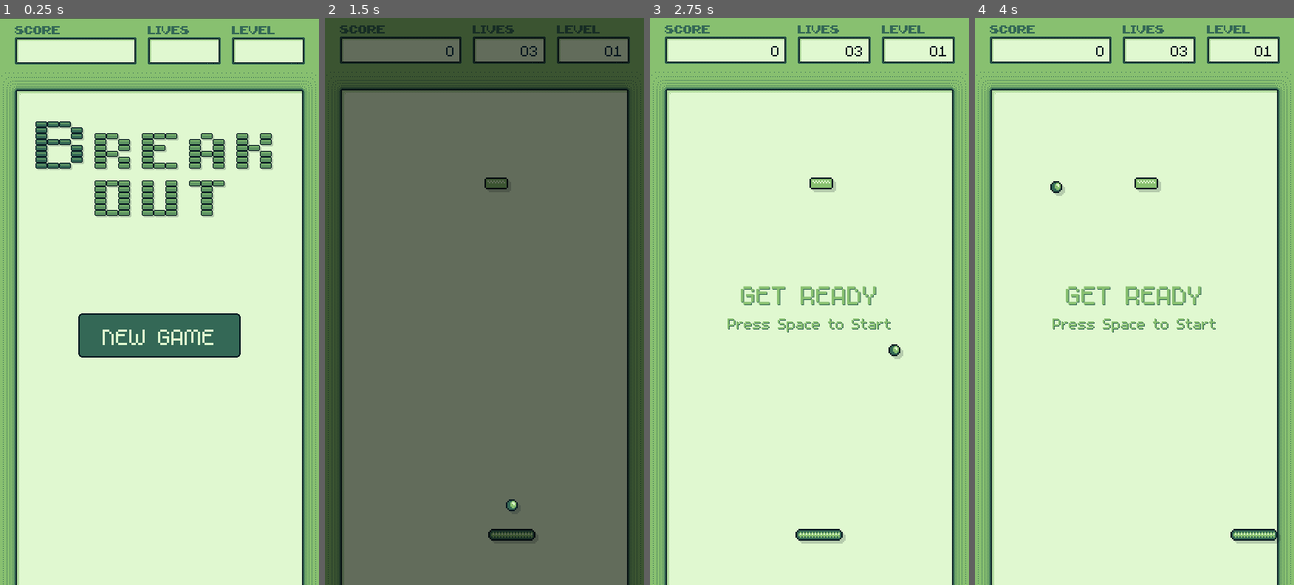
Above: before the commit, frames 1-4 (left to right).
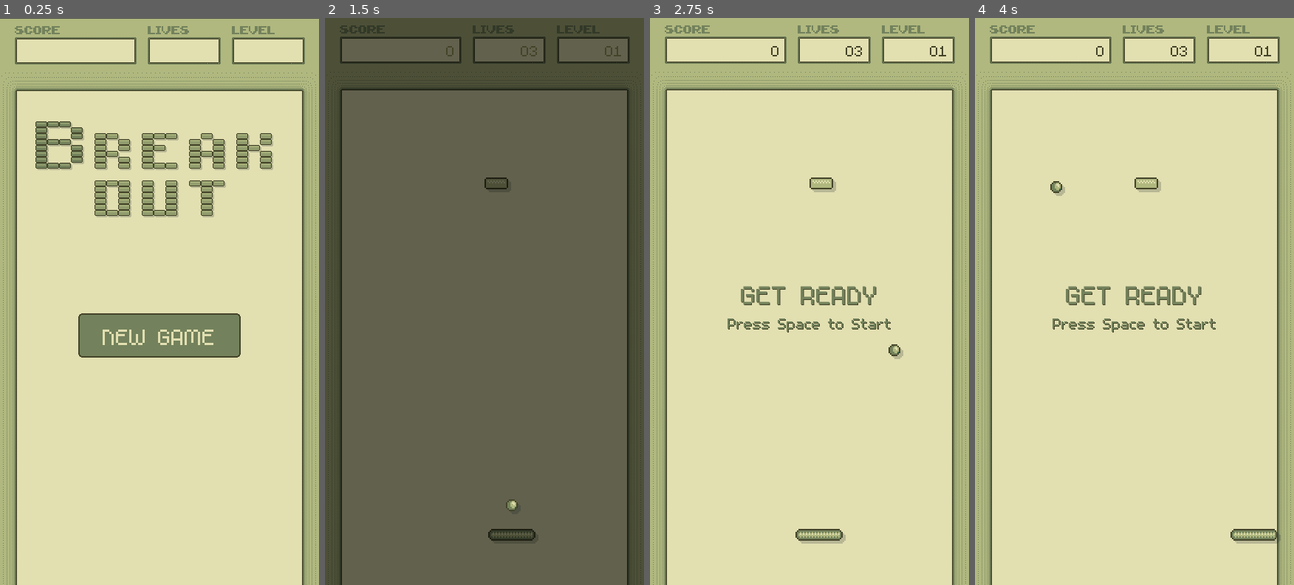
Above: after the commit, the same moments.

Repository: mikahimself/breakout-godot
Game: Godot game, scene res://scenes/TitleScreen.tscn
Two runs of this game, one before a commit and one after it. Both use one fixed random seed, a clock stepped at 60 frames per second and the inputs below.
Inputs:
- Up to frame 1 (0.25 s): no input
- Up to frame 2 (1.5 s): click "NEW GAME" at 0.5 s; hold Right from 1.28 s (still down)
- Up to frame 3 (2.75 s): tap Space at 1.52, 2.27 s; release Right at 2.03 s; hold Left from 2.03 s (still down)
- Up to frame 4 (4 s): tap Space at 2.75, 3.5, 3.77 s; release Left at 2.78 s; hold Right from 2.78 s (still down)

The runs differ from the first frame. In frame 1, 99% of the frame differs, in the area x 0-100%, y 0-100%; in frame 2, 5.3%; in frame 3, 100%; in frame 4, 100%.

Commit message:
Update colors.

Diff:
--- a/scenes/Gamescreen.tscn
+++ b/scenes/Gamescreen.tscn
@@ -53,7 +53,7 @@
 margin_right = 176.0
 margin_bottom = 56.0
 custom_fonts/font = SubResource( 2 )
-custom_colors/font_color = Color( 0.0313726, 0.0941176, 0.12549, 1 )
+custom_colors/font_color = Color( 0.266667, 0.266667, 0.160784, 1 )
 text = "0"
 align = 2
 
@@ -63,7 +63,7 @@
 margin_right = 289.0
 margin_bottom = 56.0
 custom_fonts/font = SubResource( 3 )
-custom_colors/font_color = Color( 0.0313726, 0.0941176, 0.12549, 1 )
+custom_colors/font_color = Color( 0.266667, 0.266667, 0.160784, 1 )
 text = "03"
 align = 2
 
@@ -73,7 +73,7 @@
 margin_right = 403.0
 margin_bottom = 56.0
 custom_fonts/font = SubResource( 4 )
-custom_colors/font_color = Color( 0.0313726, 0.0941176, 0.12549, 1 )
+custom_colors/font_color = Color( 0.266667, 0.266667, 0.160784, 1 )
 text = "01"
 align = 2
 
--- a/scenes/gamescreen_label.tscn
+++ b/scenes/gamescreen_label.tscn
@@ -23,8 +23,8 @@
 margin_right = 300.0
 margin_bottom = 45.0
 custom_fonts/font = SubResource( 1 )
-custom_colors/font_color = Color( 0.533333, 0.752941, 0.439216, 1 )
-custom_colors/font_color_shadow = Color( 0.203922, 0.407843, 0.337255, 1 )
+custom_colors/font_color = Color( 0.45098, 0.509804, 0.360784, 1 )
+custom_colors/font_color_shadow = Color( 0.266667, 0.266667, 0.160784, 1 )
 custom_constants/shadow_offset_x = 1
 custom_constants/shadow_offset_y = 1
 align = 1
@@ -34,8 +34,8 @@
 margin_right = 300.0
 margin_bottom = 75.0
 custom_fonts/font = SubResource( 2 )
-custom_colors/font_color = Color( 0.533333, 0.752941, 0.439216, 1 )
-custom_colors/font_color_shadow = Color( 0.203922, 0.407843, 0.337255, 1 )
+custom_colors/font_color = Color( 0.45098, 0.509804, 0.360784, 1 )
+custom_colors/font_color_shadow = Color( 0.266667, 0.266667, 0.160784, 1 )
 custom_constants/shadow_offset_x = 1
 custom_constants/shadow_offset_y = 1
 align = 1
--- a/themes/breakout_theme.tres
+++ b/themes/breakout_theme.tres
@@ -3,12 +3,12 @@
 [ext_resource path="res://fonts/m5x7.ttf" type="DynamicFontData" id=1]
 
 [sub_resource type="StyleBoxFlat" id=1]
-bg_color = Color( 0.533333, 0.752941, 0.439216, 1 )
+bg_color = Color( 0.690196, 0.721569, 0.498039, 1 )
 border_width_left = 2
 border_width_top = 2
 border_width_right = 2
 border_width_bottom = 2
-border_color = Color( 0.0313726, 0.0941176, 0.12549, 1 )
+border_color = Color( 0.266667, 0.266667, 0.160784, 1 )
 corner_radius_top_left = 6
 corner_radius_top_right = 6
 corner_radius_bottom_right = 6
@@ -17,12 +17,12 @@
 anti_aliasing = false
 
 [sub_resource type="StyleBoxFlat" id=2]
-bg_color = Color( 0.203922, 0.407843, 0.337255, 1 )
+bg_color = Color( 0.45098, 0.509804, 0.360784, 1 )
 border_width_left = 2
 border_width_top = 2
 border_width_right = 2
 border_width_bottom = 2
-border_color = Color( 0.0313726, 0.0941176, 0.12549, 1 )
+border_color = Color( 0.266667, 0.266667, 0.160784, 1 )
 corner_radius_top_left = 6
 corner_radius_top_right = 6
 corner_radius_bottom_right = 6
@@ -32,12 +32,12 @@
 anti_aliasing = false
 
 [sub_resource type="StyleBoxFlat" id=3]
-bg_color = Color( 0.705882, 0.862745, 0.627451, 1 )
+bg_color = Color( 0.886275, 0.87451, 0.694118, 1 )
 border_width_left = 2
 border_width_top = 2
 border_width_right = 2
 border_width_bottom = 2
-border_color = Color( 0.0313726, 0.0941176, 0.12549, 1 )
+border_color = Color( 0.266667, 0.266667, 0.160784, 1 )
 corner_radius_top_left = 6
 corner_radius_top_right = 6
 corner_radius_bottom_right = 6
@@ -54,10 +54,10 @@
 
 [resource]
 default_font = SubResource( 5 )
-Button/colors/font_color = Color( 0.878431, 0.972549, 0.815686, 1 )
-Button/colors/font_color_disabled = Color( 0.878431, 0.972549, 0.815686, 0.2 )
-Button/colors/font_color_hover = Color( 0.878431, 0.972549, 0.815686, 1 )
-Button/colors/font_color_pressed = Color( 0.878431, 0.972549, 0.815686, 1 )
+Button/colors/font_color = Color( 0.886275, 0.87451, 0.694118, 1 )
+Button/colors/font_color_disabled = Color( 0.886275, 0.87451, 0.694118, 0.2 )
+Button/colors/font_color_hover = Color( 0.886275, 0.87451, 0.694118, 1 )
+Button/colors/font_color_pressed = Color( 0.690196, 0.721569, 0.498039, 0.4 )
 Button/constants/hseparation = 2
 Button/fonts/font = null
 Button/styles/disabled = null
Binary file changed: sprites/background.png
Binary file changed: sprites/ball.png
Binary file changed: sprites/bat.png
Binary file changed: sprites/blocks.png
